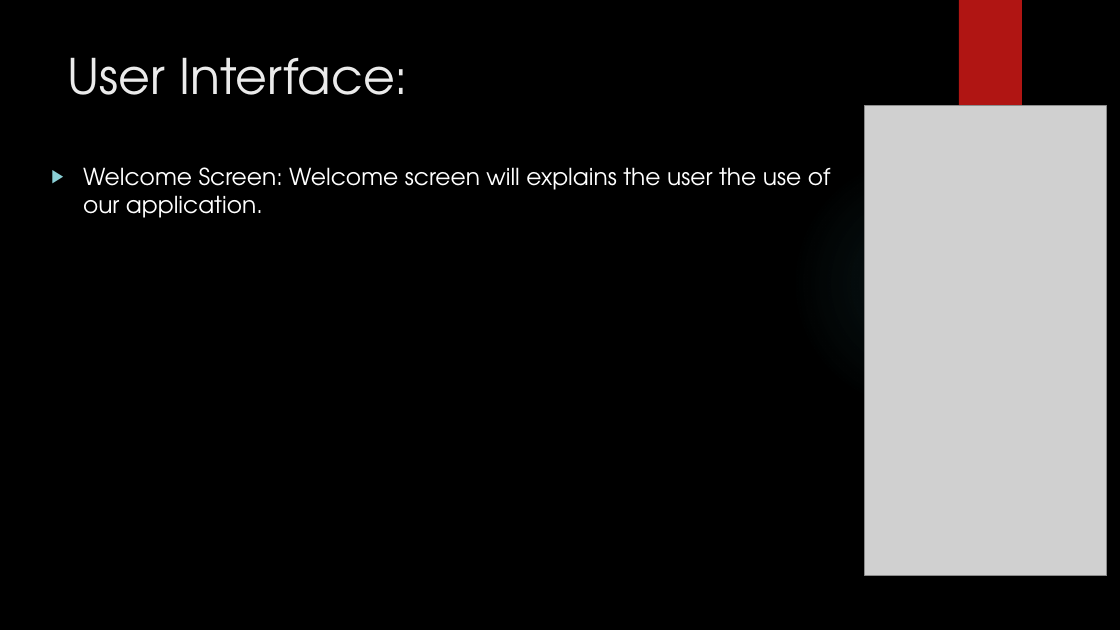
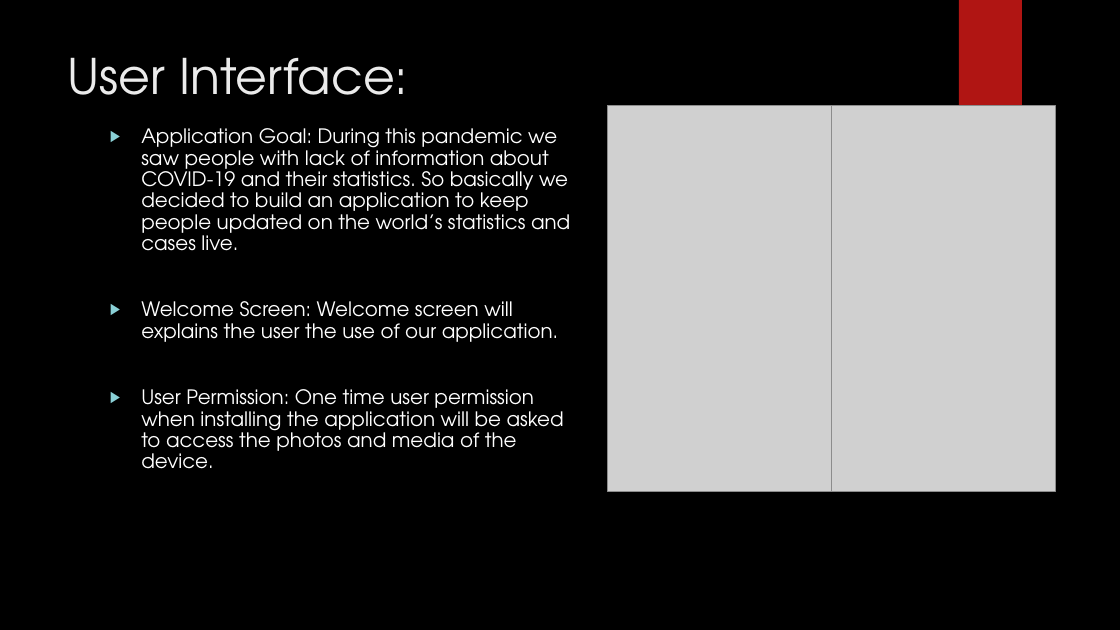
Before and after one commit to TsidAznar/WAPCENG319, a slide deck: slide 5 of Final Presentation.pptx. Drawn at 1120x630 pixels with LibreOffice and Linux fonts; fonts in the diff are those of the drawing; grey boxes stand for pictures; background and template pictures are left out. Boxes give left, top, right and bottom in pixels: in the first picture for what was removed or moved away, otherwise in the second. Text is boxed around its words. In the diff, an @@ line names an element or a change of style, - is before the commit and + after.

```diff
--- a/Final Presentation.pptx
+++ b/Final Presentation.pptx
@@ picture: place and size @@
-picture at box(865, 106, 1107, 576)
+picture at box(607, 106, 832, 492)
@@ picture added at box(832, 106, 1056, 492) @@
@@ text "Application Goal: During this pandemic ...": place and size @@
-text "Application Goal: During this pandemic ..." at box(83, 167, 831, 218)
+text "Application Goal: During this pandemic ..." at box(141, 128, 570, 469)
@@ text at box(141, 128, 570, 251): paragraph added @@
+▶ Application Goal: During this pandemic we saw people with lack of information about COVID-19 and their statistics. So basically we decided to build an application to keep people updated on the world’s statistics and cases live.
@@ text at box(141, 301, 558, 342): size 20 to 17 pt in "Welcome Screen: Welcome screen will explains the ..."; line spacing 1 to 0.9 @@
@@ text at box(141, 389, 564, 469): paragraph added @@
+▶ User Permission: One time user permission when installing the application will be asked to access the photos and media of the device.
```
Also in this commit, not shown: 3 other slides changed.
